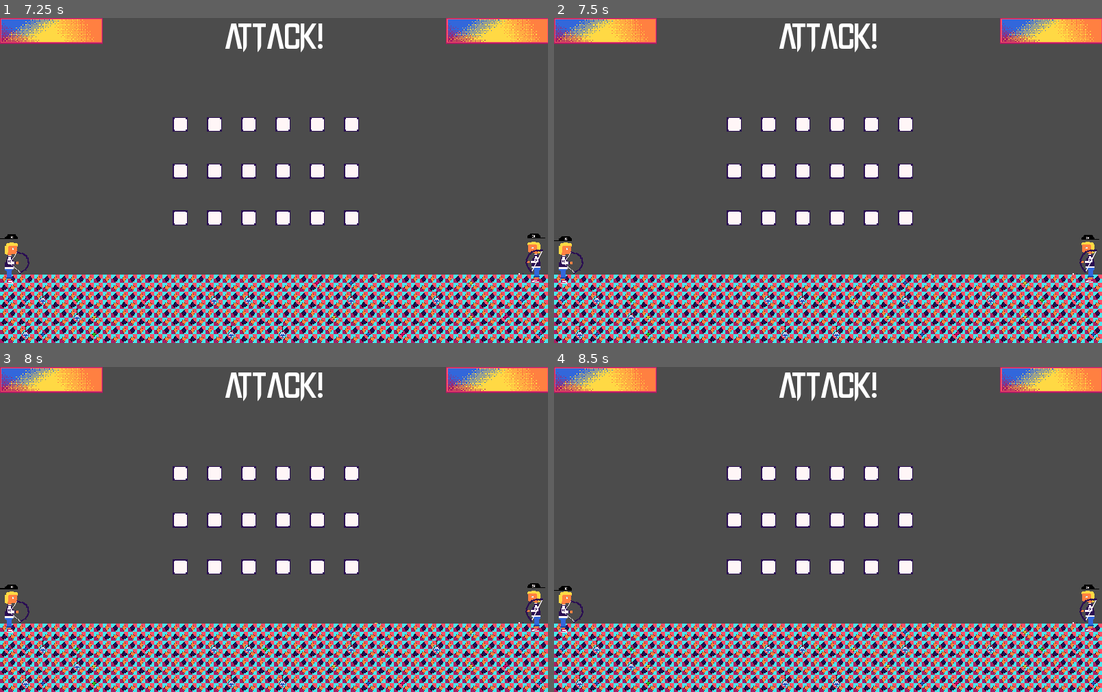
Above: before the commit, frames 1-4 (two rows, left to right).
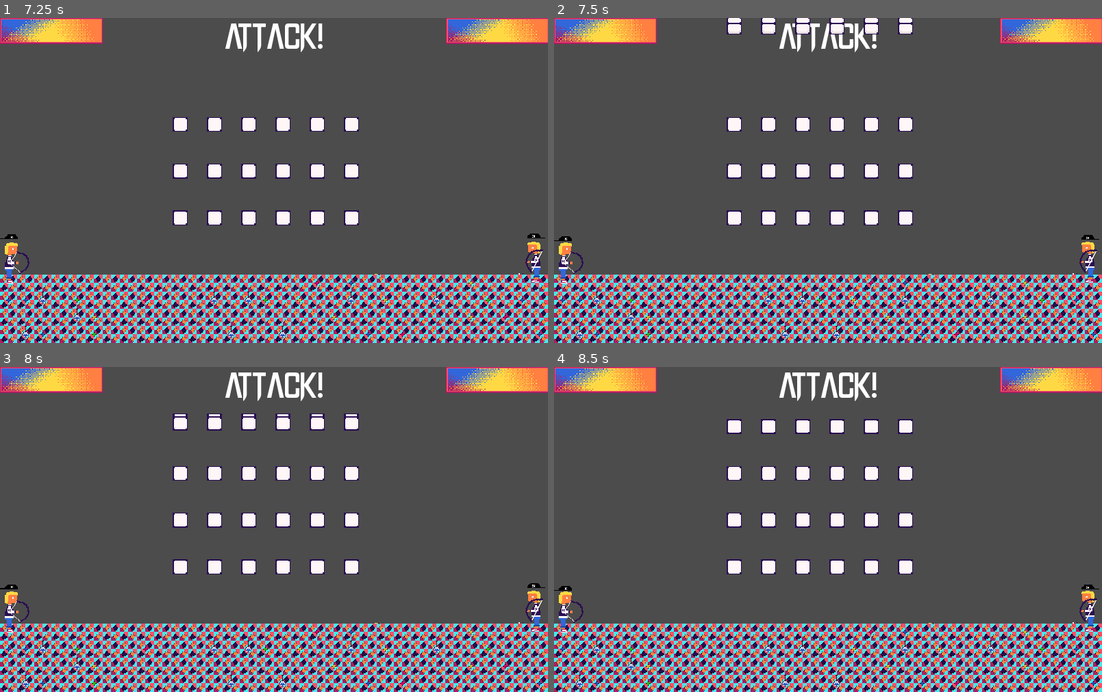
Above: after the commit, the same moments.

Repository: ThomasMcDonald904/GMTK2022-RollTheDice
Game: Godot game, scene res://Scenes/World.tscn
The game is run twice, just before and just after one commit, with the same random seed, the same clock (stepped at 60 frames per second) and the same inputs.
Inputs (mouse positions are in pixels of both pictures, inside the frame that each line leads up to):
- Up to frame 1 (7.25 s): move the mouse to (394, 164) at 0.52 s; press the mouse at (394, 164) at 0.53 s; move the mouse to (164, 196) at 1.27 s; release the mouse at (164, 196) at 1.28 s; hold S (down) 1.28-2.03 s; click (164, 196) at 1.35 s; move the mouse to (328, 109) at 2.02 s; press the mouse at (328, 109) at 2.03 s; move the mouse to (246, 245) at 2.77 s; release the mouse at (246, 245) at 2.78 s; click (246, 245) at 2.85 s; move the mouse to (438, 229) at 3.52 s; press the mouse at (438, 229) at 3.53 s; hold S (down) 3.53-5.78 s; tap Enter at 4.25 s; move the mouse to (109, 131) at 4.27 s; release the mouse at (109, 131) at 4.28 s; click (109, 131) at 4.35 s; move the mouse to (301, 180) at 5.02 s; press the mouse at (301, 180) at 5.03 s; move the mouse to (191, 99) at 5.77 s; release the mouse at (191, 99) at 5.78 s; click (191, 99) at 5.85 s; tap Space at 6.5 s; move the mouse to (394, 164) at 6.52 s; press the mouse at (394, 164) at 6.53 s
- Up to frame 2 (7.5 s): move the mouse to (718, 196) at 7.27 s; release the mouse at (718, 196) at 7.28 s; click (718, 196) at 7.35 s
- Up to frame 3 (8 s): no input
- Up to frame 4 (8.5 s): move the mouse to (882, 458) at 8.02 s; press the mouse at (882, 458) at 8.03 s; hold S (down) from 8.03 s (still down)

Frame 1 is identical in both runs. In frame 2, 0.8% of the frame differs, in the area x 31-66%, y 0-6%; in frame 3, 0.9%, in the area x 31-66%, y 14-20%; in frame 4, 0.8%.

Commit message:
Works even better

Diff:
--- a/Scripts/BaseWorld.gd
+++ b/Scripts/BaseWorld.gd
@@ -42,6 +42,7 @@
 	clearMovingDice(175)
 	shift_starting_positions(43.75 * 4)
 	dice_roll(175)
+	yield(get_tree().create_timer(2), "timeout")
 	clearMovingDice(175)
 
 func _process(delta):
